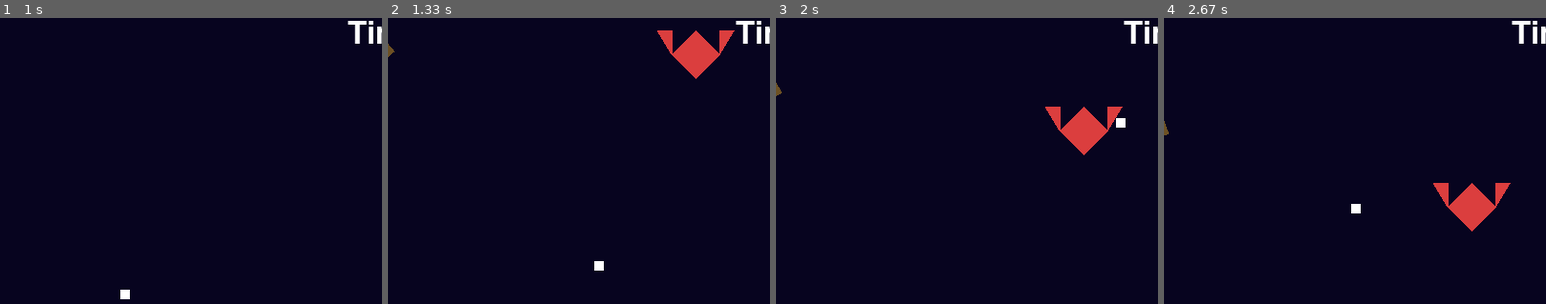
Above: before the commit, frames 1-4 (left to right).
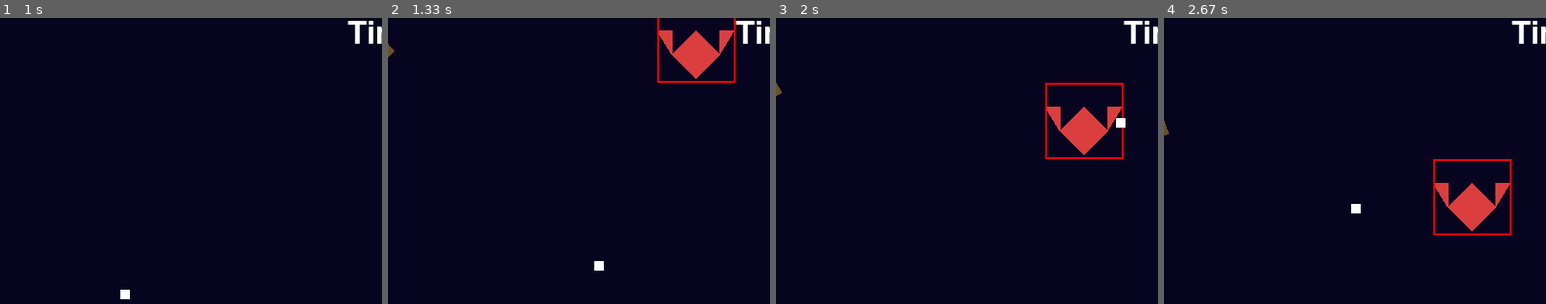
Above: after the commit, the same moments.

Repository: gnikkoch96/pygame-projects
Game: pygame game, started from test_game/shootemup_game/main.py
The game is run twice, just before and just after one commit, with the same random seed, the same clock (stepped at 60 frames per second) and the same inputs.
Inputs:
- Up to frame 1 (1 s): tap Space at 0.33, 0.73 s; hold Right from 0.67 s (still down)
- Up to frame 2 (1.33 s): tap Space at 1.03, 1.23 s; release Right at 1.13 s; hold Right from 1.17 s (still down)
- Up to frame 3 (2 s): tap Space at 1.53, 1.73 s; release Right at 1.63 s; hold Left from 1.67 s (still down)
- Up to frame 4 (2.67 s): tap Space at 2.03, 2.3, 2.6 s; release Left at 2.2 s; hold Left 2.23-2.63 s
The pictures show only the part of the screen within x 35-85%, y 0-50%; the shares and areas given below are measured in that part.

Frame 1 is identical in both runs. In frame 2, 0.4% of the frame differs, in the area x 70-91%, y 0-23%; in frame 3, 0.5%; in frame 4, 0.5%, in the area x 70-91%, y 49-76%.

Commit message:
feat: add hitbox to enemy

Diff:
--- a/test_game/shootemup_game/entities/enemy.py
+++ b/test_game/shootemup_game/entities/enemy.py
@@ -22,6 +22,7 @@
         self.shot_cooldown = shot_cooldown
         self.is_alive: bool = True
         self.bullet_pool = bullet_pool
+        self.hitbox = pygame.Rect(self.x, self.y, self.width + 32, self.height + 30)
 
         # color changes based on hp value
         if hp > 1:
@@ -47,6 +48,8 @@
                 self.x -= self.speed
 
             self.shoot()
+
+        self.hitbox.topleft = (self.x - 15, self.y - self.height)
 
     def render(self, screen: pygame.Surface):
         # left wing
@@ -87,3 +90,6 @@
                         (self.x + self.width // 2, self.y + 25)
                     ],
                     width=0)
+
+        # hitbox
+        pygame.draw.rect(screen, pygame.Color("red"), self.hitbox, width=2)
